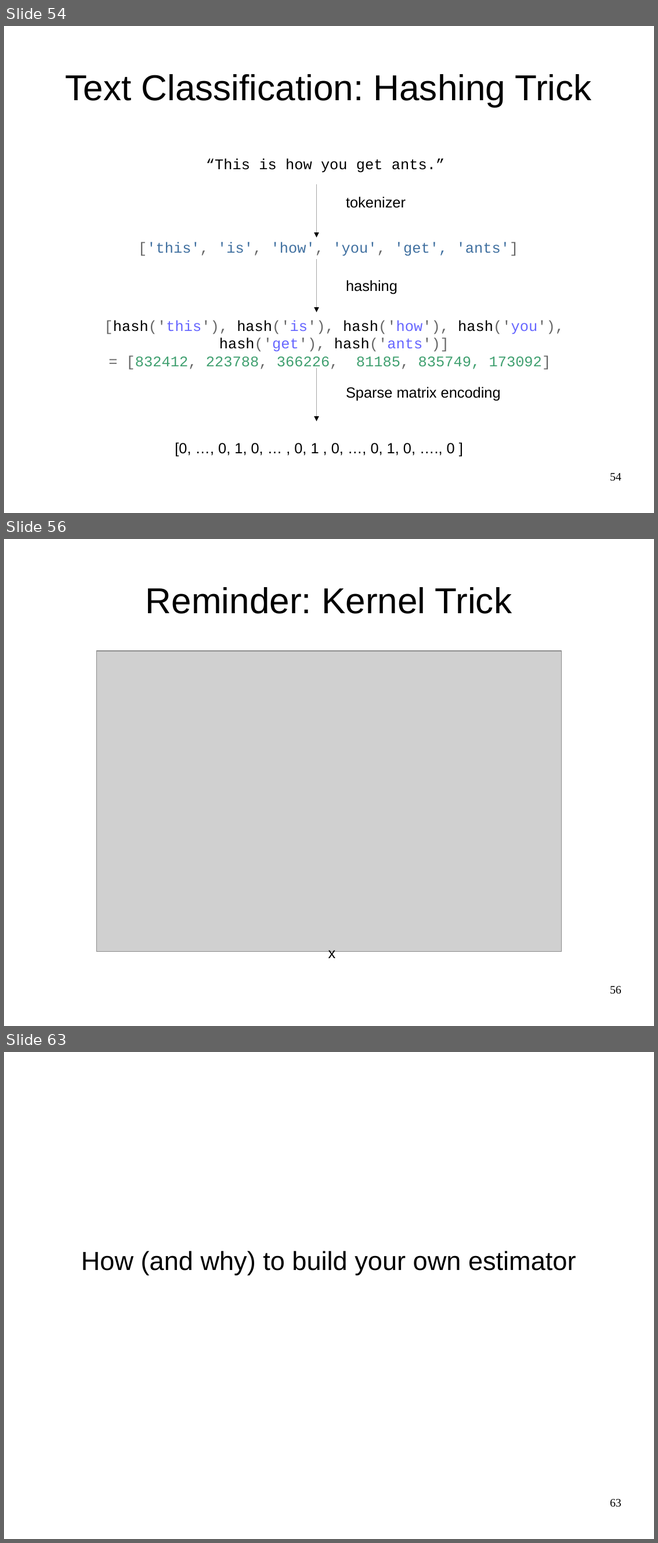
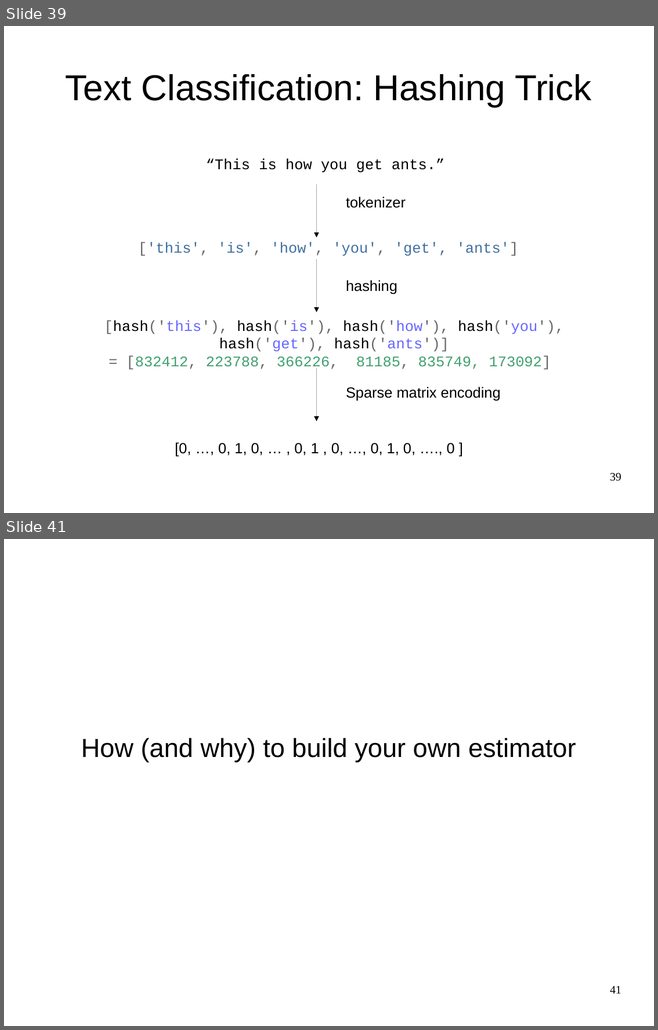
Before and after one commit to amueller/advanced-sklearn-boston-nlp-2016, a slide deck: advanced-sklearn-boston-nlp-2016.odp. Shown one above the other, each under a label of ours: slides 54, 56 and 63 before the commit, slides 39 and 41 after it; the slides between them are not shown. The pictures are 658x1543 and 658x1030 pixels, drawn with LibreOffice and Linux fonts; fonts in the diff are those of the drawing; grey boxes stand for pictures. Boxes give left, top, right and bottom in pixels: in the first picture for what was removed or moved away, otherwise in the second. Text is boxed around its words. In the diff, an @@ line names an element or a change of style, - is before the commit and + after.

```diff
--- a/advanced-sklearn-boston-nlp-2016.odp
+++ b/advanced-sklearn-boston-nlp-2016.odp
@@ slide 56 removed at <box>4,539,654,1026</box>, background #FFFFFF @@
@@ title removed at <box>146,587,511,614</box> @@
-Reminder: Kernel Trick
@@ picture removed at <box>97,651,561,951</box> @@
@@ text removed at <box>328,950,336,961</box> @@
-x
@@ page number removed at <box>610,986,621,994</box> @@
-56
@@ what was slide 54 is now slide 39 @@
@@ page number at <box>610,473,621,481</box>: text changed @@
-54
+39
@@ what was slide 63 is now slide 41 @@
@@ page number at <box>610,986,621,994</box>: text changed @@
-63
+41
```
Also in this commit, not shown: 4 slides changed, 1 slide added, 24 other slides removed, 2 other files.
